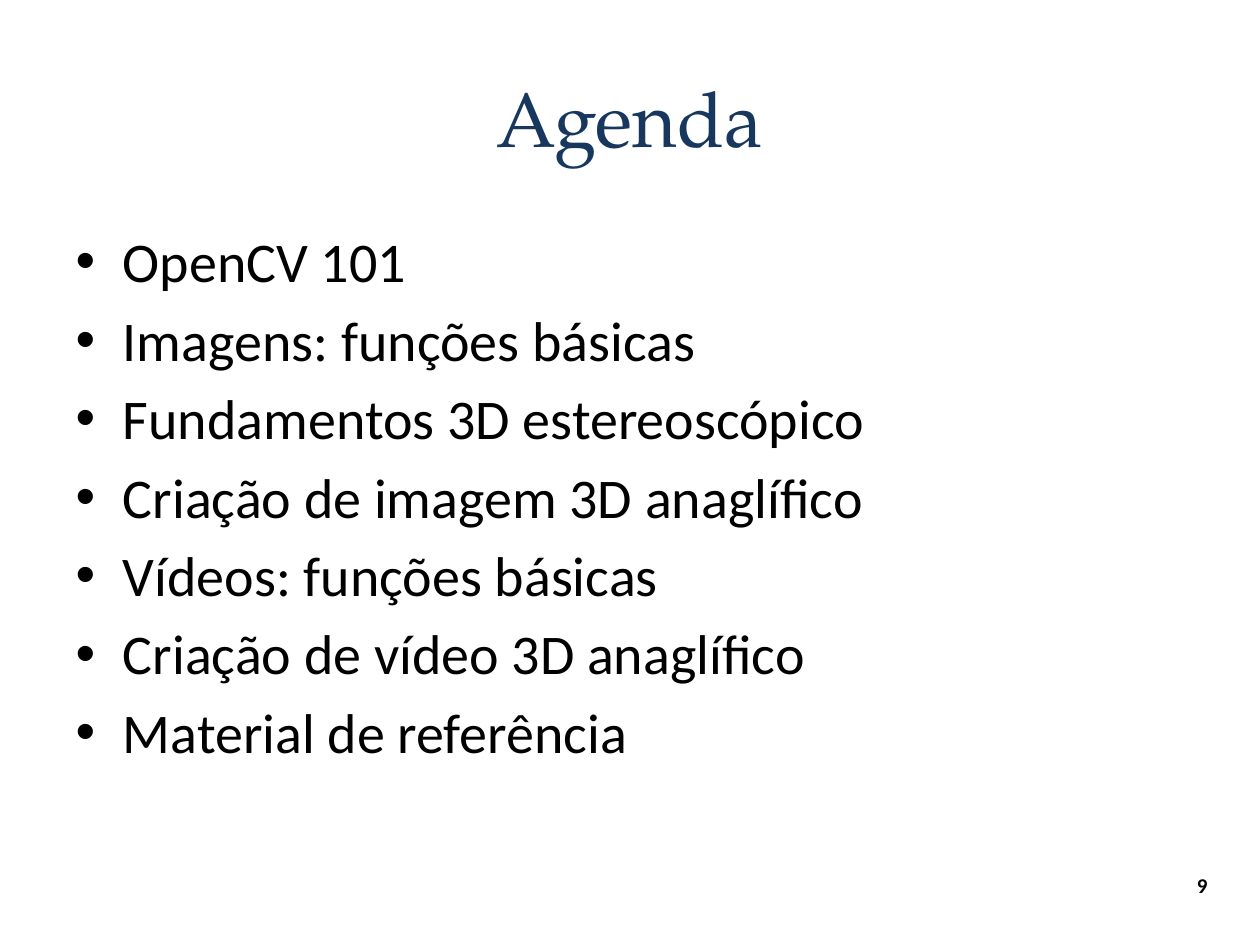
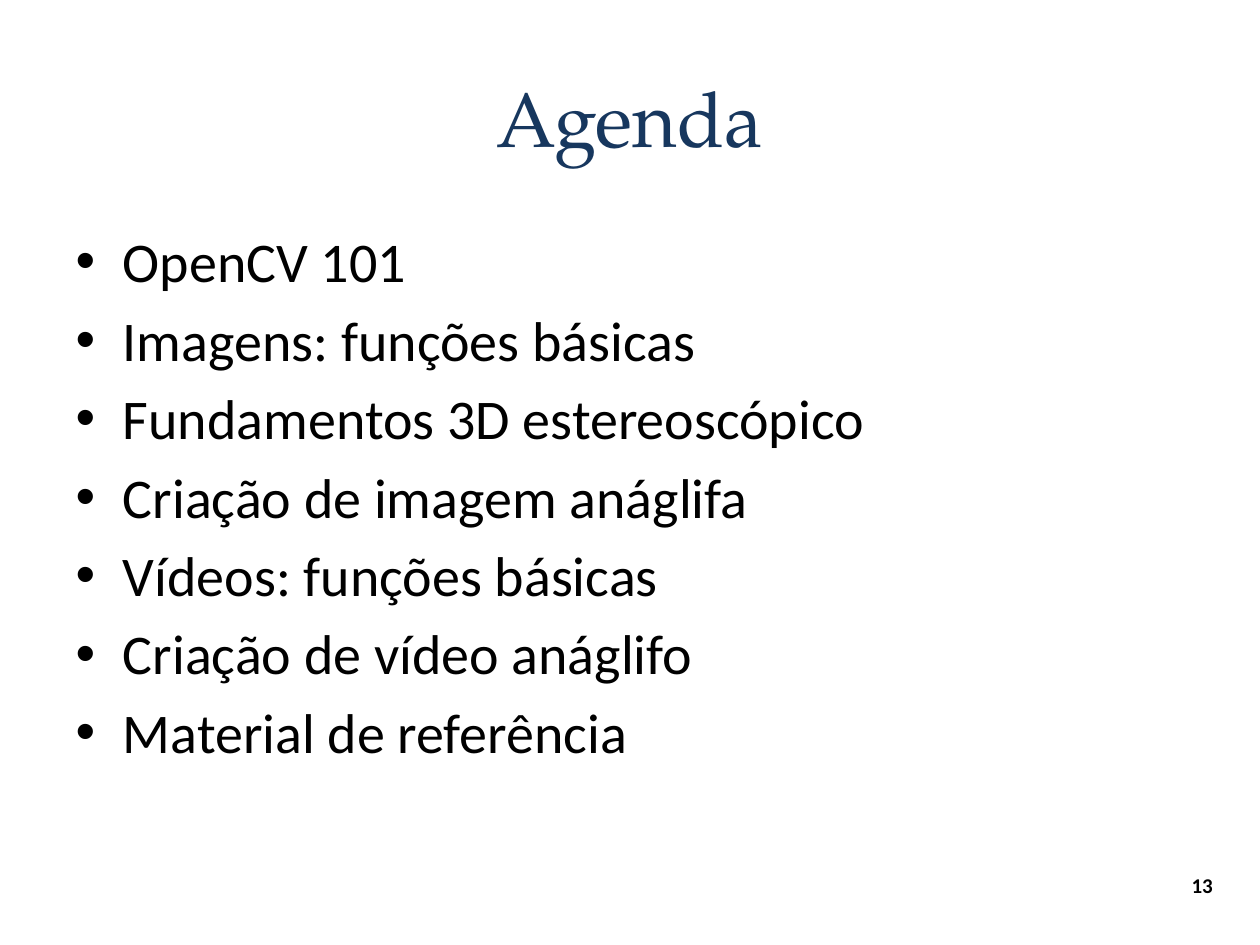
Before and after one commit to andrecurvello/tests-zingarelli, a slide deck: slide 13 of 1-Meus-Artigos/Minicurso-SemComp2011/minicurso-SemComp2011.pptx (slide 9 before the commit). Drawn at 1260x945 pixels with LibreOffice and Linux fonts; fonts in the diff are those of the drawing; background and template pictures are left out. Boxes give left, top, right and bottom in pixels: in the first picture for what was removed or moved away, otherwise in the second. Text is boxed around its words. In the diff, an @@ line names an element or a change of style, - is before the commit and + after.

```diff
--- a/1-Meus-Artigos/Minicurso-SemComp2011/minicurso-SemComp2011.pptx
+++ b/1-Meus-Artigos/Minicurso-SemComp2011/minicurso-SemComp2011.pptx
@@ text at (123, 479, 748, 528): text changed @@
-• Criação de imagem 3D anaglífico
+• Criação de imagem anáglifa
@@ text at (123, 635, 692, 684): text changed @@
-• Criação de vídeo 3D anaglífico
+• Criação de vídeo anáglifo
@@ page number at (1192, 879, 1213, 893): text changed @@
-9
+13
```
Also in this commit, not shown: 6 other slides changed, 5 slides added, 1 slide removed, 15 other files.
